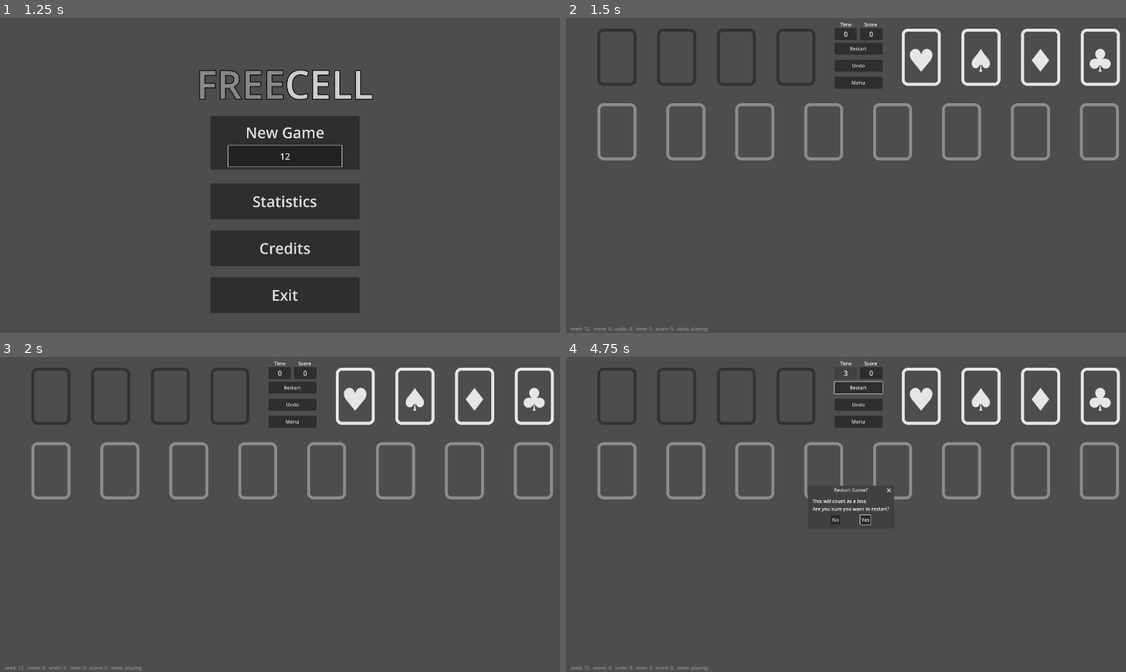
Above: before the commit, frames 1-4 (two rows, left to right).
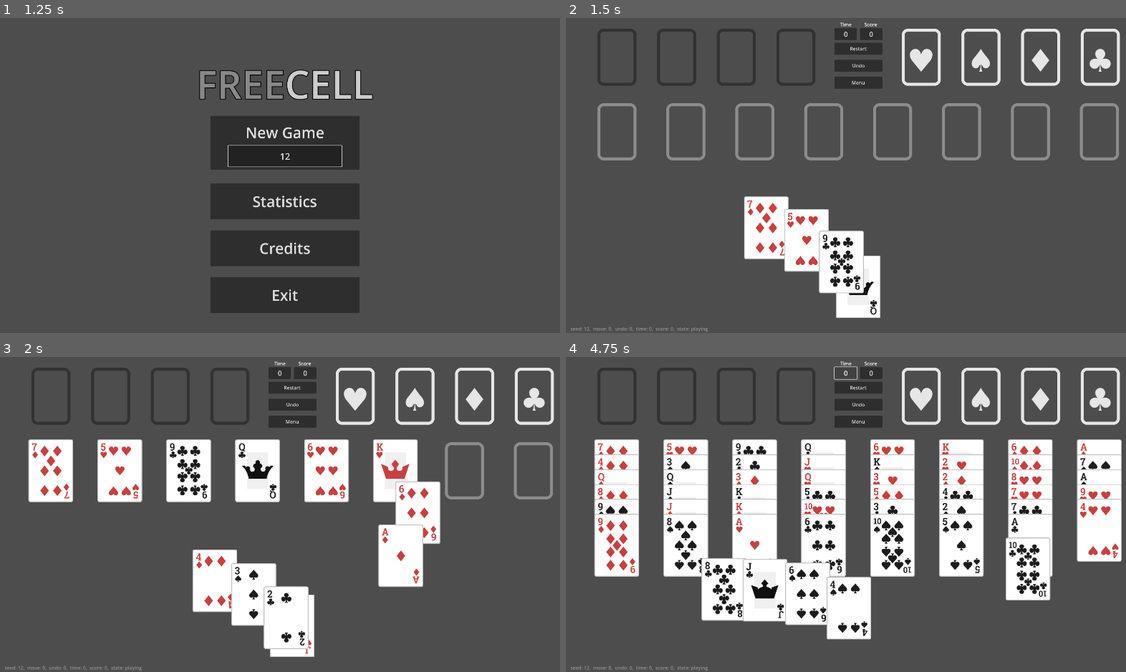
Above: after the commit, the same moments.

Repository: emabrey/card-framework
Game: Godot game, scene res://freecell/scenes/menu/menu.tscn
Two runs of this game, one before a commit and one after it. Both use one fixed random seed, a clock stepped at 60 frames per second and the inputs below.
Inputs (mouse positions are in pixels of both pictures, inside the frame that each line leads up to):
- Up to frame 1 (1.25 s): click (285, 156) at 0.52 s; type "12" at 0.6 s
- Up to frame 2 (1.5 s): click "New Game" at 1.25 s
- Up to frame 3 (2 s): no input
- Up to frame 4 (4.75 s): click "Restart" at 2 s; click "Restart" at 2.75 s; click "Restart" at 3.5 s; click "2" (after the commit: "0") at 4.25 s

Frame 1 is identical in both runs. In frame 2, 5.3% of the frame differs, in the area x 31-57%, y 56-96%; in frame 3, 17%; in frame 4, 33%, in the area x 4-100%, y 2-100%.
Error before the commit: Parse Error: Identifier "card_container" not declared in the current scope. (res://addon/card_framework/card.gd:85)

Commit message:
refactor: add card_info and card_container variables for improved card management

Diff:
--- a/addon/card_framework/card.gd
+++ b/addon/card_framework/card.gd
@@ -27,6 +27,9 @@
 @export var can_be_interacted_with: bool = true
 ## The distance the card hovers when interacted with.
 @export var hover_distance: int = 10
+
+var card_info: Dictionary
+var card_container: CardContainer
 
 var is_hovering: bool = false
 var is_pressed: bool = false
